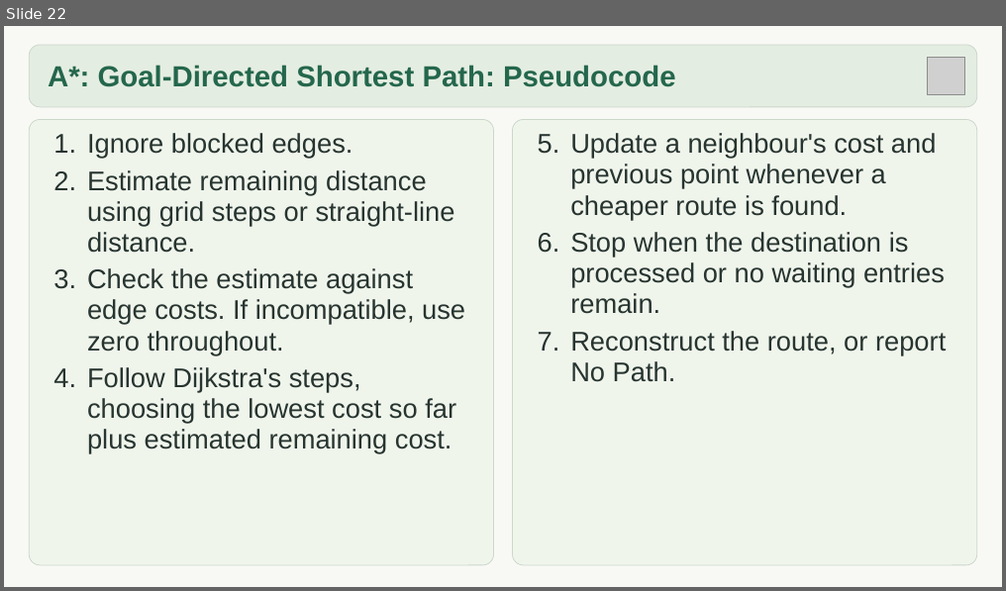
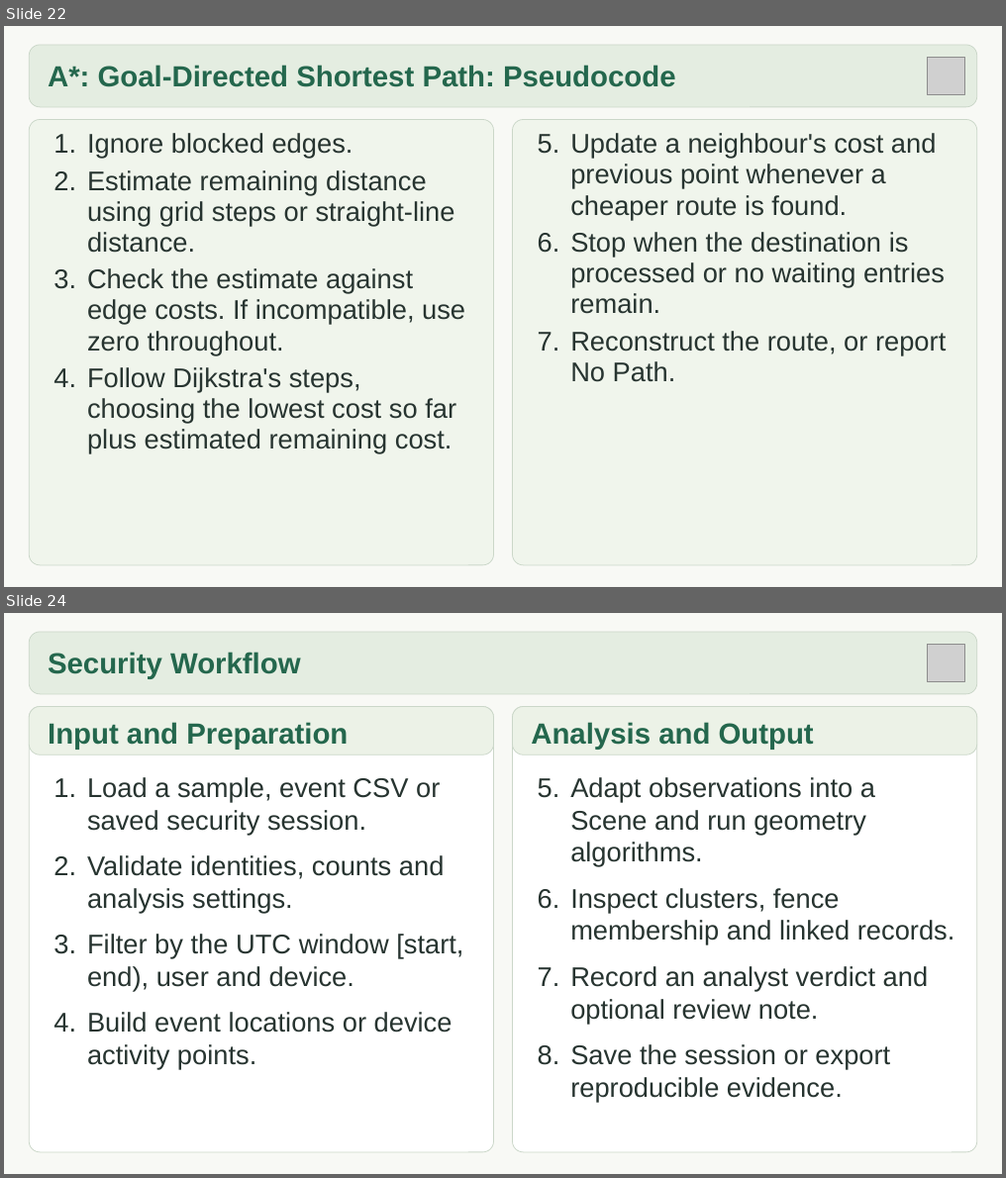
Before and after one commit to b425050-prog/GeoViz-Computational-Geometry-Visualizer-, a slide deck: docs/GeoViz_Presentation.pptx. Shown one above the other, each under a label of ours: slide 22 before the commit, slides 22 and 24 after it; the slides between them are not shown. The pictures are 1006x591 and 1006x1178 pixels, drawn with LibreOffice and Linux fonts; fonts in the diff are those of the drawing; grey boxes stand for pictures. Boxes give left, top, right and bottom in pixels: in the first picture for what was removed or moved away, otherwise in the second. Text is boxed around its words. In the diff, an @@ line names an element or a change of style, - is before the commit and + after.

Commit message:
Update the final GeoViz presentation and submission documents
Publish the latest saved 27-slide class presentation, including all ten algorithm modes and spatial security analysis. Confirm the complete 41-page report and its editable source match the latest final copies. Add SHA-256 document checksums, describe the current submission, and link the repository ZIP so downloads include the current documents. Recheck all nine local CTest suites, presentation package/layout integrity, documentation links and the Windows portable package at three display sizes.

```diff
--- a/docs/GeoViz_Presentation.pptx
+++ b/docs/GeoViz_Presentation.pptx
@@ slide 24 added at (4, 613, 1002, 1174), background #F8F9F5 @@
@@ rounded rectangle added at (29, 632, 977, 694), fill #E4EDE1, outline #CBD7C9 0.75 pt @@
@@ text added at (48, 652, 301, 679), 28 pt, text #24674D, bold @@
+Security Workflow
@@ picture added at (927, 645, 964, 682) @@
@@ rounded rectangle added at (29, 707, 494, 1153), fill #FFFFFF, outline #CBD7C9 0.75 pt @@
@@ rounded rectangle added at (29, 707, 494, 756), fill #ECF2E7, outline #CBD7C9 0.75 pt @@
@@ text added at (48, 722, 348, 750), 28 pt, text #24674D, bold @@
+Input and Preparation
@@ rounded rectangle added at (512, 707, 977, 1153), fill #FFFFFF, outline #CBD7C9 0.75 pt @@
@@ rounded rectangle added at (512, 707, 977, 756), fill #ECF2E7, outline #CBD7C9 0.75 pt @@
@@ text added at (531, 722, 814, 750), 28 pt, text #24674D, bold @@
+Analysis and Output
@@ text added at (87, 777, 463, 1069), 26 pt, text #273430 @@
+1. Load a sample, event CSV or saved security session.
+2. Validate identities, counts and analysis settings.
+3. Filter by the UTC window [start, end), user and device.
+4. Build event locations or device activity points.
@@ text added at (570, 777, 955, 1102), 26 pt, text #273430 @@
+5. Adapt observations into a Scene and run geometry algorithms.
+6. Inspect clusters, fence membership and linked records.
+7. Record an analyst verdict and optional review note.
+8. Save the session or export reproducible evidence.
```
Also in this commit, not shown: 1 slide changed, 3 other slides added, 2 other files.
